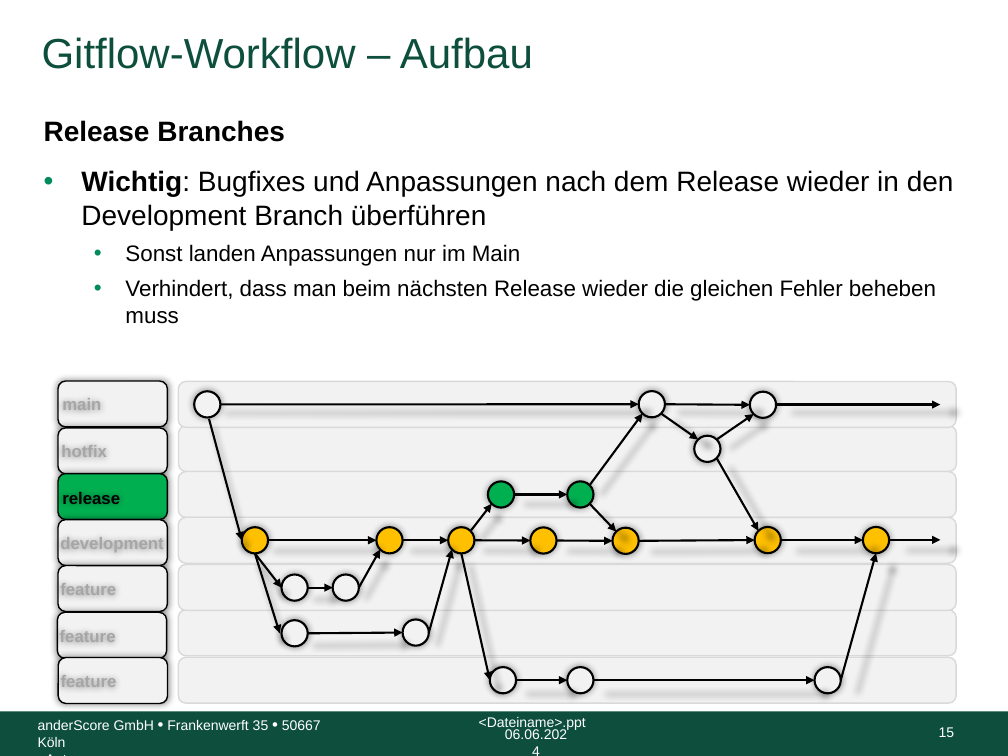
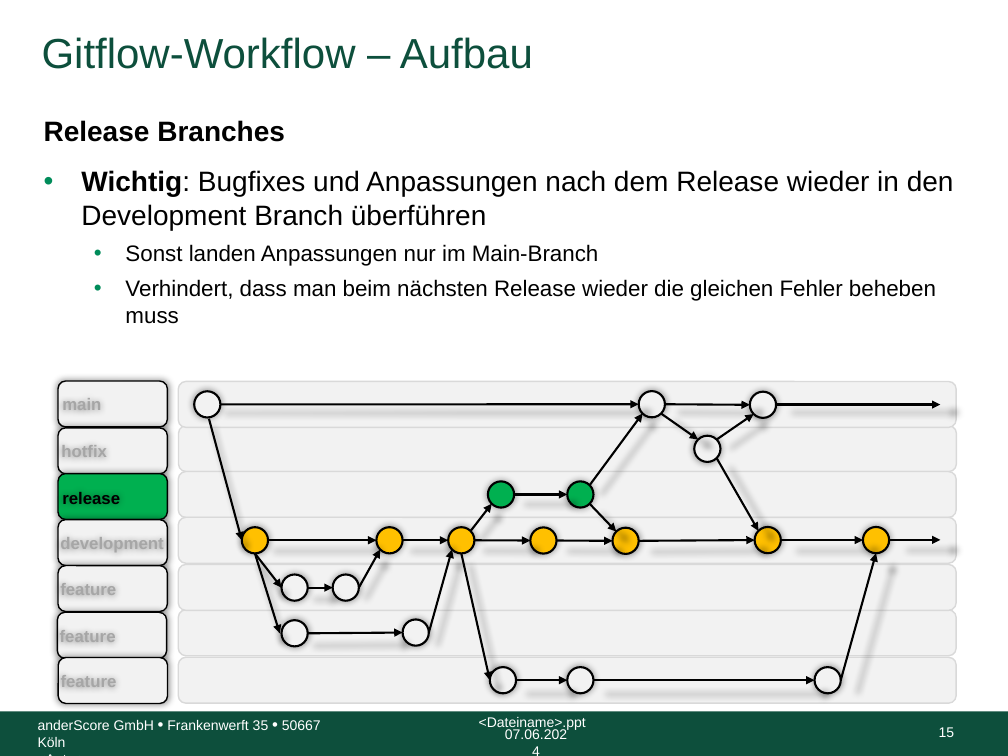
Before and after one commit to anderscore-gmbh/gitlab, a slide deck: slide 15 of slides/Tag-2_1-Gitflow-Workflow.pptx. Drawn at 1008x756 pixels with LibreOffice and Linux fonts; fonts in the diff are those of the drawing; background and template pictures are left out. Boxes give left, top, right and bottom in pixels: in the first picture for what was removed or moved away, otherwise in the second. Text is boxed around its words. In the diff, an @@ line names an element or a change of style, - is before the commit and + after.

Commit message:
Fix typos and slides

```diff
--- a/slides/Tag-2_1-Gitflow-Workflow.pptx
+++ b/slides/Tag-2_1-Gitflow-Workflow.pptx
@@ text at [125, 244, 599, 266]: text changed @@
-  • Sonst landen Anpassungen nur im Main
+  • Sonst landen Anpassungen nur im Main-Branch
@@ text at [505, 729, 567, 739]: text changed @@
-06.06.2024
+07.06.2024
```
Also in this commit, not shown: 36 other slides changed.
